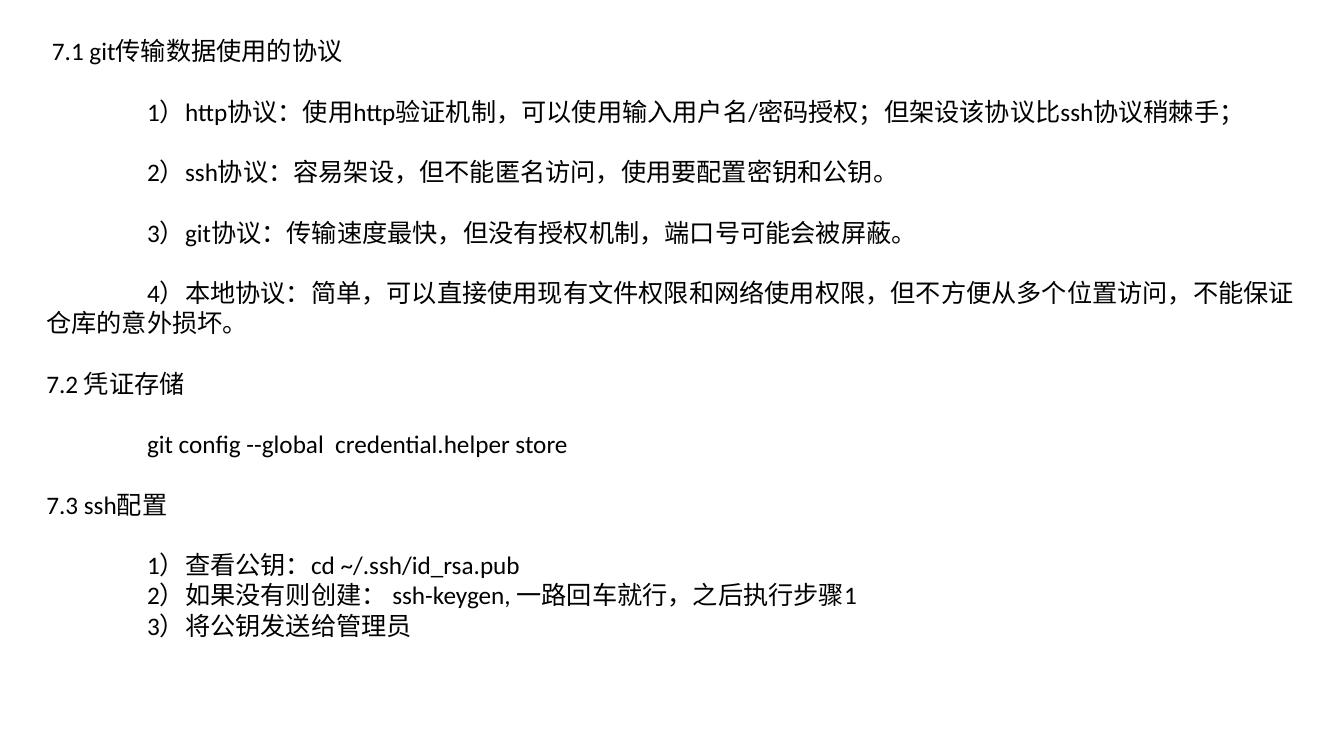
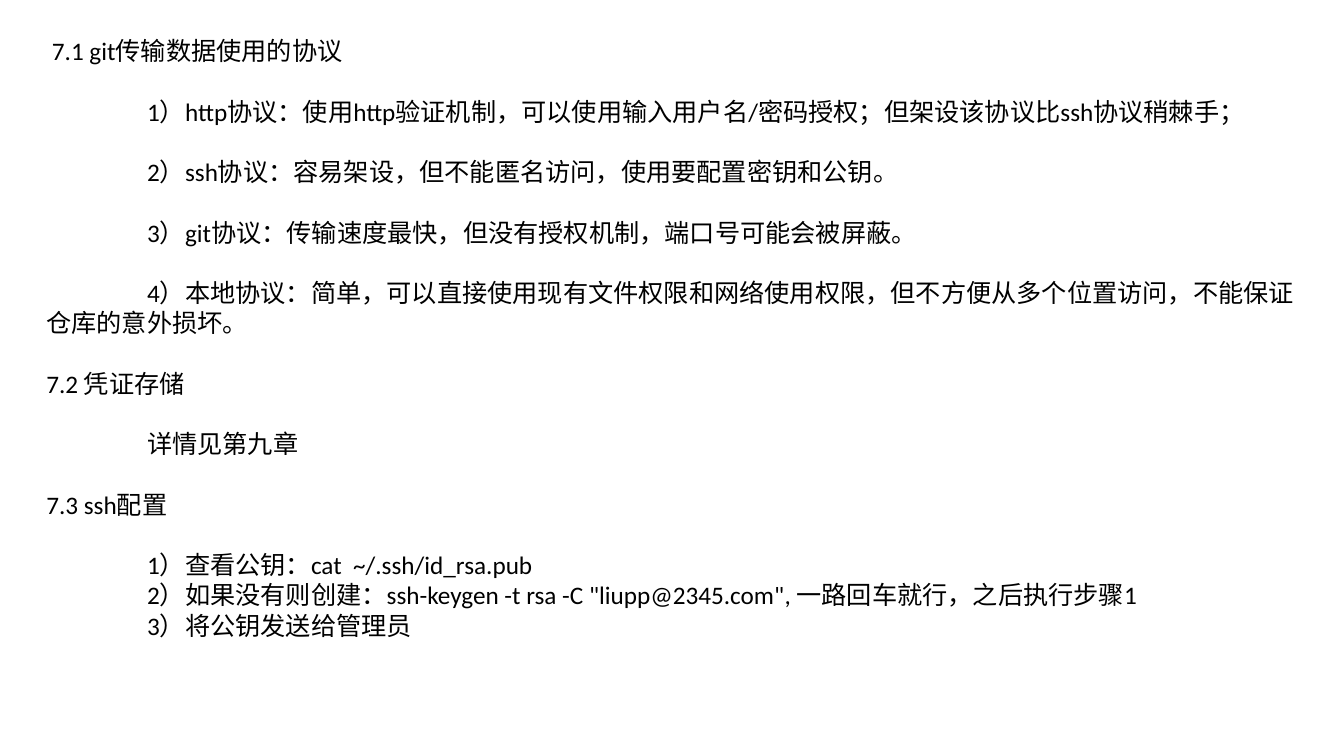
Before and after one commit to liupengpeng2016/share, a slide deck: slide 16 of git使用详解/git.pptx. Drawn at 1344x756 pixels with LibreOffice and Linux fonts; fonts in the diff are those of the drawing. Boxes give left, top, right and bottom in pixels: in the first picture for what was removed or moved away, otherwise in the second. Text is boxed around its words. In the diff, an @@ line names an element or a change of style, - is before the commit and + after.

```diff
--- a/git使用详解/git.pptx
+++ b/git使用详解/git.pptx
@@ text at (147, 431, 298, 455): text changed @@
-git config --global credential.helper store
+详情见第九章
@@ text at (147, 554, 1137, 609): text changed @@
-1）查看公钥：cd ~/.ssh/id_rsa.pub
-2）如果没有则创建： ssh-keygen, 一路回车就行，之后执行步骤1
+1）查看公钥：cat ~/.ssh/id_rsa.pub
+2）如果没有则创建：ssh-keygen -t rsa -C "liupp@2345.com", 一路回车就行，之后执行步骤1
```
Also in this commit, not shown: 6 other slides changed, 2 slides added.
